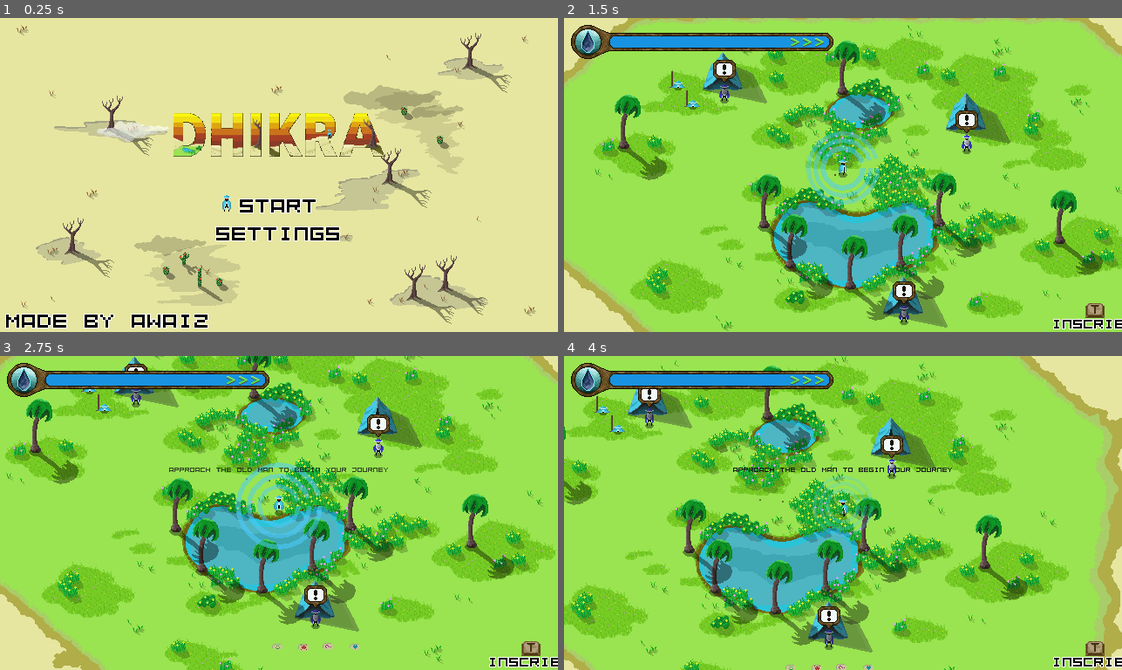
Above: before the commit, frames 1-4 (two rows, left to right).
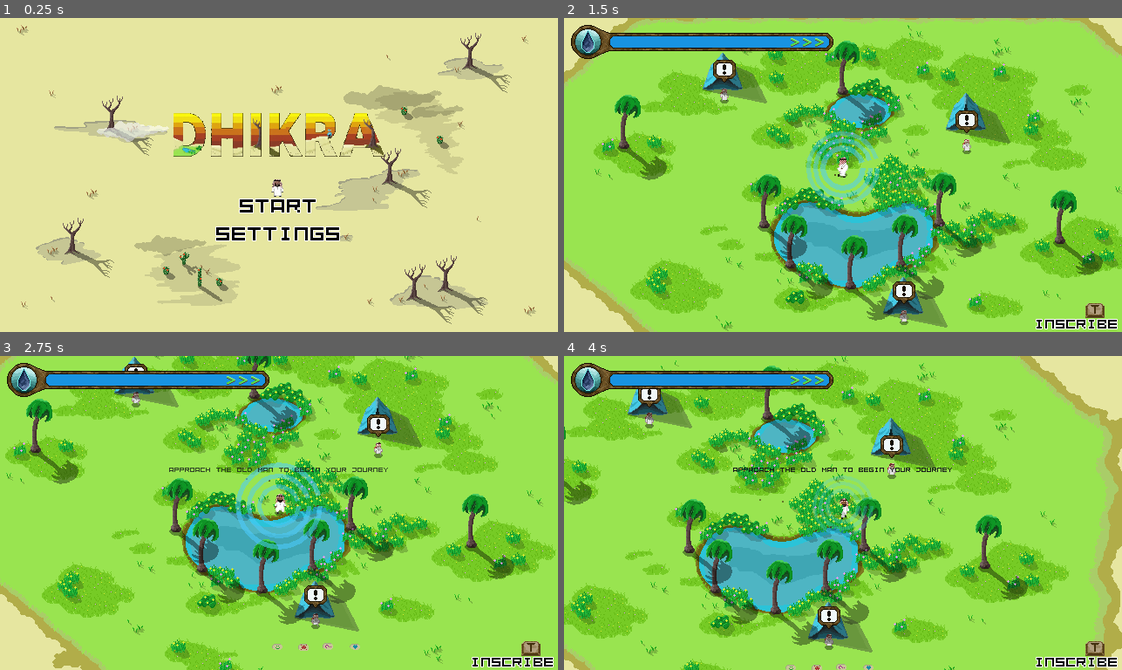
Above: after the commit, the same moments.

Repository: bilal-feroz/Dhikra
Game: Godot game, scene res://main.tscn
Same seed, same stepped clock (60 frames per second), same inputs: the game is played once before the commit and once after it.
Inputs (mouse positions are in pixels of both pictures, inside the frame that each line leads up to):
- Up to frame 1 (0.25 s): no input
- Up to frame 2 (1.5 s): click "START" at 0.5 s; tap Enter at 1.25 s; move the mouse to (965, 159) at 1.27 s; hold Right (ui_right) from 1.28 s (still down); tap E (player_dig) at 1.35 s
- Up to frame 3 (2.75 s): move the mouse to (167, 528) at 2.02 s; release Right (ui_right) at 2.03 s; hold Down (ui_down) from 2.03 s (still down); tap R (player_dowse) at 2.1 s
- Up to frame 4 (4 s): move the mouse to (898, 443) at 2.77 s; release Down (ui_down) at 2.78 s; hold Right (ui_right) 2.78-3.53 s; tap Q (player_rain) at 2.85 s; move the mouse to (815, 575) at 3.52 s; hold Up (ui_up) from 3.53 s (still down); tap T (player_write) at 3.6 s

The runs differ from the first frame. In frame 1, 1.2% of the frame differs, in the area x 0-51%, y 51-99%; in frame 2, 0.7%; in frame 3, 0.7%; in frame 4, 0.7%.

Commit message:
voice
asfvgdbf

Diff:
--- a/game.tscn
+++ b/game.tscn
@@ -261,9 +261,9 @@
 
 [node name="Label2" type="Label" parent="UI/MarginContainer/ActionBar/InscribeHint"]
 layout_mode = 0
-offset_left = -38.0
+offset_left = -60.0
 offset_top = 13.0
-offset_right = 58.0
+offset_right = 40.0
 offset_bottom = 36.0
 text = "INSCRIBE"
 label_settings = SubResource("LabelSettings_xpwmq")
--- a/main.tscn
+++ b/main.tscn
@@ -25,11 +25,11 @@
 [ext_resource type="PackedScene" uid="uid://2otgb546q5w" path="res://decorations/cactus_2.tscn" id="22_xquog"]
 [ext_resource type="PackedScene" uid="uid://cfd4dfkvg2iuu" path="res://decorations/cactus_3.tscn" id="23_ge6et"]
 [ext_resource type="Script" uid="uid://cd0wygt18ntg3" path="res://ui/menu_controller.gd" id="24_scbo7"]
-[ext_resource type="Texture2D" uid="uid://c7si1eqlcmbpp" path="res://sprites/player/player_notool.png" id="26_qeoya"]
 [ext_resource type="LabelSettings" uid="uid://dspmfew4vn2dr" path="res://ui/main_menu_font.tres" id="27_gnrig"]
 [ext_resource type="AudioStream" uid="uid://ukd6vweylb6" path="res://sfx/ui_button_1.wav" id="28_477in"]
 [ext_resource type="AudioStream" uid="uid://bxx5ixjmn4226" path="res://sfx/ui_button_2.wav" id="29_7gkm3"]
 [ext_resource type="AudioStream" uid="uid://s446am1odksh" path="res://sfx/ui_button_3.wav" id="30_3yglh"]
+[ext_resource type="Texture2D" uid="uid://bs3hdr3cmdrve" path="res://image (1).png" id="31_seu75"]
 [ext_resource type="PackedScene" uid="uid://cqtqx0vslyudt" path="res://ui/settings.tscn" id="33_x0rmv"]
 
 [sub_resource type="Curve2D" id="Curve2D_ujgx0"]
@@ -52,45 +52,6 @@
 gradient = SubResource("Gradient_l3231")
 width = 120
 height = 32
-
-[sub_resource type="Animation" id="Animation_jtiib"]
-length = 0.001
-tracks/0/type = "value"
-tracks/0/imported = false
-tracks/0/enabled = true
-tracks/0/path = NodePath(".:frame_coords")
-tracks/0/interp = 1
-tracks/0/loop_wrap = true
-tracks/0/keys = {
-"times": PackedFloat32Array(0),
-"transitions": PackedFloat32Array(1),
-"update": 1,
-"values": [Vector2i(0, 0)]
-}
-
-[sub_resource type="Animation" id="Animation_6y344"]
-resource_name = "idle"
-length = 0.80001
-loop_mode = 1
-step = 0.1
-tracks/0/type = "value"
-tracks/0/imported = false
-tracks/0/enabled = true
-tracks/0/path = NodePath(".:frame_coords")
-tracks/0/interp = 1
-tracks/0/loop_wrap = true
-tracks/0/keys = {
-"times": PackedFloat32Array(0, 0.1, 0.2, 0.3, 0.4, 0.5, 0.6, 0.7),
-"transitions": PackedFloat32Array(1, 1, 1, 1, 1, 1, 1, 1),
-"update": 1,
-"values": [Vector2i(0, 0), Vector2i(1, 0), Vector2i(2, 0), Vector2i(3, 0), Vector2i(4, 0), Vector2i(5, 0), Vector2i(6, 0), Vector2i(7, 0)]
-}
-
-[sub_resource type="AnimationLibrary" id="AnimationLibrary_t34jq"]
-_data = {
-&"RESET": SubResource("Animation_jtiib"),
-&"idle": SubResource("Animation_6y344")
-}
 
 [sub_resource type="Gradient" id="Gradient_621d0"]
 offsets = PackedFloat32Array(0.0340909, 1)
@@ -363,34 +324,6 @@
 text = "START"
 label_settings = ExtResource("27_gnrig")
 
-[node name="Selector2" type="Sprite2D" parent="Menu/Options/Start"]
-position = Vector2(20, 18)
-texture = ExtResource("26_qeoya")
-hframes = 10
-vframes = 11
-
-[node name="AnimationPlayer" type="AnimationPlayer" parent="Menu/Options/Start/Selector2"]
-libraries = {
-&"": SubResource("AnimationLibrary_t34jq")
-}
-autoplay = "idle"
-
-[node name="Label2" type="Label" parent="Menu/Options/Start"]
-layout_mode = 1
-anchors_preset = 8
-anchor_left = 0.5
-anchor_top = 0.5
-anchor_right = 0.5
-anchor_bottom = 0.5
-offset_left = -313.0
-offset_top = 117.0
-offset_right = -79.0
-offset_bottom = 147.0
-grow_horizontal = 2
-grow_vertical = 2
-text = "MADE BY AWAIZ"
-label_settings = ExtResource("27_gnrig")
-
 [node name="Settings" type="TextureButton" parent="Menu/Options"]
 layout_mode = 2
 texture_normal = SubResource("GradientTexture2D_57tsd")
@@ -411,17 +344,9 @@
 text = "SETTINGS"
 label_settings = ExtResource("27_gnrig")
 
-[node name="Selector" type="Sprite2D" parent="Menu/Options/Settings"]
-visible = false
-position = Vector2(-7, 18)
-texture = ExtResource("26_qeoya")
-hframes = 10
-vframes = 11
-
-[node name="AnimationPlayer" type="AnimationPlayer" parent="Menu/Options/Settings/Selector"]
-libraries = {
-&"": SubResource("AnimationLibrary_t34jq")
-}
-autoplay = "idle"
-
 [node name="Settings" parent="." instance=ExtResource("33_x0rmv")]
+
+[node name="Image(1)" type="Sprite2D" parent="."]
+position = Vector2(319, 196.00002)
+scale = Vector2(0.07397959, 0.06698568)
+texture = ExtResource("31_seu75")
--- a/oases/starting_oasis.tscn
+++ b/oases/starting_oasis.tscn
@@ -1,9 +1,8 @@
-[gd_scene load_steps=37 format=3 uid="uid://cmn5brqbir8ed"]
-
-[ext_resource type="Script" path="res://oases/oasis.gd" id="1_abcjj"]
+[gd_scene load_steps=36 format=3 uid="uid://cmn5brqbir8ed"]
+
+[ext_resource type="Script" uid="uid://cillp8543dx27" path="res://oases/oasis.gd" id="1_abcjj"]
 [ext_resource type="PackedScene" uid="uid://x6tgegp3hxrt" path="res://decorations/oasis_tall_grass_1.tscn" id="1_gkufe"]
 [ext_resource type="PackedScene" uid="uid://b3vufesco82sw" path="res://decorations/oasis_1.tscn" id="1_npltt"]
-[ext_resource type="PackedScene" uid="uid://b6337ix4gewji" path="res://decorations/dead_player.tscn" id="2_tsfh8"]
 [ext_resource type="PackedScene" uid="uid://ddy61e5a50pon" path="res://decorations/oasis_2.tscn" id="3_aspma"]
 [ext_resource type="PackedScene" uid="uid://dm0r81fuhxww7" path="res://decorations/oasis_grass_1.tscn" id="3_jdqkw"]
 [ext_resource type="Texture2D" uid="uid://dox1m5b1c4cdg" path="res://sprites/borders/oasis_sand_patch_1.png" id="3_l3n71"]
@@ -1483,14 +1482,6 @@
 [node name="Decorations" type="Node2D" parent="."]
 y_sort_enabled = true
 
-[node name="DeadPlayer" parent="Decorations" instance=ExtResource("2_tsfh8")]
-position = Vector2(-118, -105)
-player_name = "Profour"
-
-[node name="DeadPlayer4" parent="Decorations" instance=ExtResource("2_tsfh8")]
-position = Vector2(-135, -127)
-player_name = "ImAPerson100"
-
 [node name="Tent1" parent="Decorations" instance=ExtResource("12_ilaq6")]
 position = Vector2(-83, -125)
 
--- a/old_man.tscn
+++ b/old_man.tscn
@@ -2,12 +2,8 @@
 
 [ext_resource type="Texture2D" uid="uid://iypqcay167vf" path="res://sprites/old_man_npc/old_man.png" id="1_jde18"]
 [ext_resource type="Texture2D" uid="uid://o4nkn2fbx3ly" path="res://sprites/player/player_shadow.png" id="2_gjgyq"]
-[ext_resource type="AudioStream" uid="uid://b8k5l33oelblr" path="res://sfx/mumblings_1.wav" id="3_cbd8k"]
-[ext_resource type="AudioStream" uid="uid://b843a3ag6fllw" path="res://sfx/mumblings_2.wav" id="4_psi55"]
-[ext_resource type="AudioStream" uid="uid://dop5h47num27h" path="res://sfx/mumblings_3.wav" id="5_bwjmw"]
-[ext_resource type="AudioStream" uid="uid://cabx17od0agtq" path="res://sfx/mumblings_4.wav" id="6_wx0cq"]
-[ext_resource type="AudioStream" uid="uid://d262rnskhxkve" path="res://sfx/mumblings_5.wav" id="7_fu70a"]
-[ext_resource type="AudioStream" uid="uid://cewakhdram0nw" path="res://sfx/mumblings_6.wav" id="8_21lxl"]
+[ext_resource type="AudioStream" path="res://intro.wav" id="3_intro"]
+[ext_resource type="AudioStream" path="res://vessel.wav" id="4_vessel"]
 
 [sub_resource type="CircleShape2D" id="CircleShape2D_ulfnh"]
 radius = 5.09902
@@ -47,23 +43,20 @@
 
 [sub_resource type="AnimationLibrary" id="AnimationLibrary_7i4yg"]
 _data = {
-"RESET": SubResource("Animation_u6anm"),
-"idle": SubResource("Animation_gcuhv")
+&"RESET": SubResource("Animation_u6anm"),
+&"idle": SubResource("Animation_gcuhv")
 }
 
 [sub_resource type="AudioStreamRandomizer" id="AudioStreamRandomizer_xnqd4"]
-streams_count = 6
-stream_0/stream = ExtResource("3_cbd8k")
-stream_1/stream = ExtResource("4_psi55")
-stream_2/stream = ExtResource("5_bwjmw")
-stream_3/stream = ExtResource("6_wx0cq")
-stream_4/stream = ExtResource("7_fu70a")
-stream_5/stream = ExtResource("8_21lxl")
+streams_count = 2
+stream_0/stream = ExtResource("3_intro")
+stream_1/stream = ExtResource("4_vessel")
 
 [node name="OldMan" type="StaticBody2D"]
 
 [node name="Sprite2D" type="Sprite2D" parent="."]
-position = Vector2(0, -16)
+position = Vector2(1.9073486e-06, -11.625002)
+scale = Vector2(0.103515595, 0.09667967)
 texture = ExtResource("1_jde18")
 hframes = 8
 vframes = 8
@@ -73,7 +66,7 @@
 
 [node name="AnimationPlayer" type="AnimationPlayer" parent="."]
 libraries = {
-"": SubResource("AnimationLibrary_7i4yg")
+&"": SubResource("AnimationLibrary_7i4yg")
 }
 autoplay = "idle"
 
@@ -84,4 +77,5 @@
 
 [node name="Mumblings" type="AudioStreamPlayer2D" parent="."]
 stream = SubResource("AudioStreamRandomizer_xnqd4")
+volume_db = 12.0
 bus = &"SFX"
--- a/player.tscn
+++ b/player.tscn
@@ -531,20 +531,20 @@
 
 [sub_resource type="AnimationLibrary" id="AnimationLibrary_djc75"]
 _data = {
-"DeathDown": SubResource("Animation_jjatk"),
-"ExhaleDown": SubResource("Animation_v27hb"),
-"ExhaleUp": SubResource("Animation_cbhgp"),
-"IdleDown": SubResource("Animation_q3sry"),
-"IdleUp": SubResource("Animation_xv41s"),
-"RESET": SubResource("Animation_v457y"),
-"RunDown": SubResource("Animation_waqnn"),
-"RunLeft": SubResource("Animation_okb0e"),
-"RunRight": SubResource("Animation_k8yte"),
-"RunUp": SubResource("Animation_1algh"),
-"WaterDowsing": SubResource("Animation_0wqry"),
-"dig_left": SubResource("Animation_36c2p"),
-"dig_right": SubResource("Animation_72aof"),
-"inscribing": SubResource("Animation_hi03k")
+&"DeathDown": SubResource("Animation_jjatk"),
+&"ExhaleDown": SubResource("Animation_v27hb"),
+&"ExhaleUp": SubResource("Animation_cbhgp"),
+&"IdleDown": SubResource("Animation_q3sry"),
+&"IdleUp": SubResource("Animation_xv41s"),
+&"RESET": SubResource("Animation_v457y"),
+&"RunDown": SubResource("Animation_waqnn"),
+&"RunLeft": SubResource("Animation_okb0e"),
+&"RunRight": SubResource("Animation_k8yte"),
+&"RunUp": SubResource("Animation_1algh"),
+&"WaterDowsing": SubResource("Animation_0wqry"),
+&"dig_left": SubResource("Animation_36c2p"),
+&"dig_right": SubResource("Animation_72aof"),
+&"inscribing": SubResource("Animation_hi03k")
 }
 
 [sub_resource type="AnimationNodeAnimation" id="AnimationNodeAnimation_3ntqn"]
@@ -894,7 +894,8 @@
 shape = SubResource("CapsuleShape2D_njm32")
 
 [node name="Sprite2D" type="Sprite2D" parent="."]
-position = Vector2(0, -8)
+position = Vector2(0.99999905, -6.999999)
+scale = Vector2(0.24366699, 0.25)
 texture = ExtResource("2_qte35")
 hframes = 10
 vframes = 12
@@ -903,7 +904,7 @@
 [node name="AnimationPlayer" type="AnimationPlayer" parent="."]
 callback_mode_method = 1
 libraries = {
-"": SubResource("AnimationLibrary_djc75")
+&"": SubResource("AnimationLibrary_djc75")
 }
 
 [node name="AnimationTree" type="AnimationTree" parent="."]
@@ -912,94 +913,10 @@
 tree_root = SubResource("AnimationNodeStateMachine_rg5it")
 advance_expression_base_node = NodePath("..")
 anim_player = NodePath("../AnimationPlayer")
-parameters/current_length = 0.80001
-parameters/current_position = 0.571226
-parameters/current_delta = 0.00833333
-parameters/DeathDown/current_length = 0.80001
-parameters/DeathDown/current_position = 0.0
-parameters/DeathDown/current_delta = 0.80001
-parameters/Digging/current_length = 1.0
-parameters/Digging/current_position = 1.0
-parameters/Digging/current_delta = 0.00735578
 parameters/Digging/blend_position = -0.247696
-parameters/Digging/0/current_length = 1.0
-parameters/Digging/0/current_position = 1.0
-parameters/Digging/0/current_delta = 0.00735578
-parameters/Digging/1/current_length = null
-parameters/Digging/1/current_position = null
-parameters/Digging/1/current_delta = null
-parameters/End/current_length = null
-parameters/End/current_position = null
-parameters/End/current_delta = null
-parameters/Idle/current_length = 0.0
-parameters/Idle/current_position = 0.0
-parameters/Idle/current_delta = 0.0
-parameters/Idle/End/current_length = 0.0
-parameters/Idle/End/current_position = 0.0
-parameters/Idle/End/current_delta = 0.0
-parameters/Idle/Exhausted/current_length = 0.80001
-parameters/Idle/Exhausted/current_position = 0.0
-parameters/Idle/Exhausted/current_delta = 0.0
 parameters/Idle/Exhausted/blend_position = Vector2(0.142494, -0.94723)
-parameters/Idle/Exhausted/0/current_length = 0.80001
-parameters/Idle/Exhausted/0/current_position = 0.0
-parameters/Idle/Exhausted/0/current_delta = 0.0
-parameters/Idle/Exhausted/1/current_length = 0.80001
-parameters/Idle/Exhausted/1/current_position = 0.0
-parameters/Idle/Exhausted/1/current_delta = 0.0
-parameters/Idle/Exhausted/2/current_length = 0.80001
-parameters/Idle/Exhausted/2/current_position = 0.0
-parameters/Idle/Exhausted/2/current_delta = 0.0
-parameters/Idle/Exhausted/3/current_length = 0.80001
-parameters/Idle/Exhausted/3/current_position = 0.0
-parameters/Idle/Exhausted/3/current_delta = 0.0
-parameters/Idle/Idle/current_length = 0.80001
-parameters/Idle/Idle/current_position = 0.525676
-parameters/Idle/Idle/current_delta = 0.0300353
 parameters/Idle/Idle/blend_position = Vector2(-0.0392157, 0.726872)
-parameters/Idle/Idle/0/current_length = 0.80001
-parameters/Idle/Idle/0/current_position = 0.525676
-parameters/Idle/Idle/0/current_delta = 0.0300353
-parameters/Idle/Idle/1/current_length = 0.80001
-parameters/Idle/Idle/1/current_position = 0.525676
-parameters/Idle/Idle/1/current_delta = 0.0300353
-parameters/Idle/Idle/2/current_length = 0.80001
-parameters/Idle/Idle/2/current_position = 0.525676
-parameters/Idle/Idle/2/current_delta = 0.0300353
-parameters/Idle/Idle/3/current_length = 0.80001
-parameters/Idle/Idle/3/current_position = 0.571958
-parameters/Idle/Idle/3/current_delta = 0.00833333
-parameters/Idle/Start/current_length = 0.0
-parameters/Idle/Start/current_position = 0.0
-parameters/Idle/Start/current_delta = 0.0
-parameters/Movement/current_length = 0.80001
-parameters/Movement/current_position = 0.571226
-parameters/Movement/current_delta = 0.00833333
 parameters/Movement/blend_position = Vector2(-0.446187, 0.629956)
-parameters/Movement/0/current_length = 0.80001
-parameters/Movement/0/current_position = 0.571226
-parameters/Movement/0/current_delta = 0.00833333
-parameters/Movement/1/current_length = 0.80001
-parameters/Movement/1/current_position = 0.571226
-parameters/Movement/1/current_delta = 0.00833333
-parameters/Movement/2/current_length = 0.80001
-parameters/Movement/2/current_position = 0.571226
-parameters/Movement/2/current_delta = 0.00833333
-parameters/Movement/3/current_length = 0.80001
-parameters/Movement/3/current_position = 0.571226
-parameters/Movement/3/current_delta = 0.00833333
-parameters/Respawn/current_length = 0.80001
-parameters/Respawn/current_position = 0.80001
-parameters/Respawn/current_delta = 0.0115956
-parameters/Start/current_length = 0.0
-parameters/Start/current_position = 0.0
-parameters/Start/current_delta = 0.0
-parameters/WaterDowsing/current_length = 1.0
-parameters/WaterDowsing/current_position = 1.0
-parameters/WaterDowsing/current_delta = 0.0126253
-parameters/Writing/current_length = null
-parameters/Writing/current_position = null
-parameters/Writing/current_delta = null
 
 [node name="Camera2D" type="Camera2D" parent="."]
 
@@ -1018,8 +935,6 @@
 z_index = 10
 position = Vector2(0, -8)
 script = ExtResource("3_water_glow")
-detection_range = 500.0
-max_glow_intensity = 1.0
 pulse_speed = 3.0
 
 [node name="ZoneDetector" type="Area2D" parent="."]
--- a/ui/menu_controller.gd
+++ b/ui/menu_controller.gd
@@ -7,21 +7,13 @@
 @onready var start: TextureButton = $Options/Start
 @onready var settings: TextureButton = $Options/Settings
 
-@onready var start_selector: Sprite2D = $Options/Start/Selector2
-@onready var settings_selector: Sprite2D = $Options/Settings/Selector
-
 @onready var sfx_ui: AudioStreamPlayer = $"../SFX UI"
 
 # Called when the node enters the scene tree for the first time.
 func _ready() -> void:
 	grab()
 
-	start.focus_entered.connect(_show_selector.bind(start_selector))
-	start.mouse_entered.connect(_show_selector.bind(start_selector))
 	start.pressed.connect(_on_start)
-
-	settings.focus_entered.connect(_show_selector.bind(settings_selector))
-	settings.mouse_entered.connect(_show_selector.bind(settings_selector))
 	settings.pressed.connect(_on_settings)
 
 func grab() -> void:
@@ -36,14 +28,3 @@
 	print("Settings pressed")
 	sfx_ui.play()
 	switch_menu.emit()
-
-func _show_selector(selector: Sprite2D) -> void:
-	selector.visible = true
-	sfx_ui.play()
-
-	if start_selector == selector:
-		start.grab_focus()
-		settings_selector.visible = false
-	else:
-		settings.grab_focus()
-		start_selector.visible = false
--- a/ui/settings.gd
+++ b/ui/settings.gd
@@ -7,17 +7,14 @@
 @onready var bgm_level: HSlider = $VBoxContainer/HBoxContainer/BGMLevel
 @onready var sfx_level: HSlider = $VBoxContainer/HBoxContainer2/SFXLevel
 
-@onready var accept_selector: Sprite2D = $Accept/AcceptSelector
-@onready var bgm_selector: Sprite2D = $VBoxContainer/HBoxContainer/BgmSelector
-@onready var sfx_selector: Sprite2D = $VBoxContainer/HBoxContainer2/SfxSelector
-
-
 @onready var accept: TextureButton = $Accept
+@onready var exit: TextureButton = $Exit
 
 # Called when the node enters the scene tree for the first time.
 func _ready() -> void:
 
 	accept.pressed.connect(_on_accept)
+	exit.pressed.connect(_on_exit)
 
 	# Initialize with the default settings
 	bgm_level.value = SoundManager.bgm_level
@@ -27,15 +24,6 @@
 
 	bgm_level.value_changed.connect(_on_volume_changed.bind("BGM"))
 	sfx_level.value_changed.connect(_on_volume_changed.bind("SFX"))
-
-	bgm_level.focus_entered.connect(_show_selector.bind(bgm_selector))
-	bgm_level.mouse_entered.connect(_show_selector.bind(bgm_selector))
-
-	sfx_level.focus_entered.connect(_show_selector.bind(sfx_selector))
-	sfx_level.mouse_entered.connect(_show_selector.bind(sfx_selector))
-
-	accept.focus_entered.connect(_show_selector.bind(accept_selector))
-	accept.mouse_entered.connect(_show_selector.bind(accept_selector))
 
 func grab() -> void:
 	bgm_level.grab_focus()
@@ -55,19 +43,6 @@
 	sfx_ui.play()
 	switch_menu.emit()
 
-func _show_selector(selector: Sprite2D) -> void:
-	selector.visible = true
+func _on_exit() -> void:
 	sfx_ui.play()
-
-	if accept_selector == selector:
-		accept.grab_focus()
-		sfx_selector.visible = false
-		bgm_selector.visible = false
-	elif bgm_selector == selector:
-		bgm_level.grab_focus()
-		sfx_selector.visible = false
-		accept_selector.visible = false
-	else:
-		sfx_level.grab_focus()
-		bgm_selector.visible = false
-		accept_selector.visible = false
+	get_tree().change_scene_to_file("res://main.tscn")
--- a/ui/settings.tscn
+++ b/ui/settings.tscn
@@ -79,19 +79,6 @@
 [node name="HBoxContainer" type="HBoxContainer" parent="VBoxContainer"]
 layout_mode = 2
 
-[node name="BgmSelector" type="Sprite2D" parent="VBoxContainer/HBoxContainer"]
-visible = false
-position = Vector2(-12.5, 17)
-texture = ExtResource("2_563s3")
-hframes = 10
-vframes = 11
-
-[node name="AnimationPlayer" type="AnimationPlayer" parent="VBoxContainer/HBoxContainer/BgmSelector"]
-libraries = {
-"": SubResource("AnimationLibrary_t34jq")
-}
-autoplay = "idle"
-
 [node name="BGM" type="Label" parent="VBoxContainer/HBoxContainer"]
 layout_mode = 2
 size_flags_horizontal = 0
@@ -115,19 +102,6 @@
 
 [node name="HBoxContainer2" type="HBoxContainer" parent="VBoxContainer"]
 layout_mode = 2
-
-[node name="SfxSelector" type="Sprite2D" parent="VBoxContainer/HBoxContainer2"]
-visible = false
-position = Vector2(22.5, 17)
-texture = ExtResource("2_563s3")
-hframes = 10
-vframes = 11
-
-[node name="AnimationPlayer" type="AnimationPlayer" parent="VBoxContainer/HBoxContainer2/SfxSelector"]
-libraries = {
-"": SubResource("AnimationLibrary_t34jq")
-}
-autoplay = "idle"
 
 [node name="SFX" type="Label" parent="VBoxContainer/HBoxContainer2"]
 custom_minimum_size = Vector2(90, 30)
@@ -158,28 +132,16 @@
 anchor_right = 0.5
 anchor_bottom = 1.0
 offset_left = -66.0
-offset_top = -101.0
+offset_top = -131.0
 offset_right = 66.0
-offset_bottom = -74.0
+offset_bottom = -104.0
 grow_horizontal = 2
 grow_vertical = 0
 focus_neighbor_top = NodePath("../VBoxContainer/HBoxContainer2/SFXLevel")
-focus_next = NodePath("../VBoxContainer/HBoxContainer/BGMLevel")
+focus_neighbor_bottom = NodePath("../Exit")
+focus_next = NodePath("../Exit")
 focus_previous = NodePath("../VBoxContainer/HBoxContainer2/SFXLevel")
 theme = SubResource("Theme_owypu")
-
-[node name="AcceptSelector" type="Sprite2D" parent="Accept"]
-visible = false
-position = Vector2(-1, 15)
-texture = ExtResource("2_563s3")
-hframes = 10
-vframes = 11
-
-[node name="AnimationPlayer" type="AnimationPlayer" parent="Accept/AcceptSelector"]
-libraries = {
-"": SubResource("AnimationLibrary_t34jq")
-}
-autoplay = "idle"
 
 [node name="Label" type="Label" parent="Accept"]
 layout_mode = 1
@@ -196,3 +158,37 @@
 grow_vertical = 2
 text = "ACCEPT"
 label_settings = ExtResource("3_ujnbr")
+
+[node name="Exit" type="TextureButton" parent="."]
+anchors_preset = 7
+anchor_left = 0.5
+anchor_top = 1.0
+anchor_right = 0.5
+anchor_bottom = 1.0
+offset_left = -66.0
+offset_top = -96.0
+offset_right = 66.0
+offset_bottom = -69.0
+grow_horizontal = 2
+grow_vertical = 0
+focus_neighbor_top = NodePath("../Accept")
+focus_neighbor_bottom = NodePath("../VBoxContainer/HBoxContainer/BGMLevel")
+focus_next = NodePath("../VBoxContainer/HBoxContainer/BGMLevel")
+focus_previous = NodePath("../Accept")
+theme = SubResource("Theme_owypu")
+
+[node name="Label" type="Label" parent="Exit"]
+layout_mode = 1
+anchors_preset = 8
+anchor_left = 0.5
+anchor_top = 0.5
+anchor_right = 0.5
+anchor_bottom = 0.5
+offset_left = -54.0
+offset_top = -15.0
+offset_right = 54.0
+offset_bottom = 15.0
+grow_horizontal = 2
+grow_vertical = 2
+text = "EXIT"
+label_settings = ExtResource("3_ujnbr")
--- a/utils/speech_detector.gd
+++ b/utils/speech_detector.gd
@@ -18,6 +18,9 @@
 @onready var challenge_1_done: Node2D = $DialogBox/Challenge1Done
 @onready var challenge_2_done: Node2D = $DialogBox/Challenge2Done
 @onready var game_complete: Node2D = $DialogBox/GameComplete
+
+var desert_bgm: AudioStreamPlayer = null
+var oasis_bgm: AudioStreamPlayer = null
 
 var seen_dialogs := {}
 
@@ -43,6 +46,12 @@
 	active_dialog_tree = intro_dialogs
 	active_dialog_tree.visible = true
 
+	# Find BGM players in the scene tree
+	var bgm_node = get_node_or_null("/root/Main/World/BGM")
+	if bgm_node:
+		desert_bgm = bgm_node.get_node_or_null("DesertBGM")
+		oasis_bgm = bgm_node.get_node_or_null("OasisBGM")
+
 func advance() -> void:
 	active_dialog_tree.get_children()[dialog_offset].visible = false
 
@@ -63,6 +72,12 @@
 		dialog_advancekey.visible = true
 		active_dialog_tree.get_children()[dialog_offset].visible = true
 
+		# Pause background music
+		if desert_bgm:
+			desert_bgm.stream_paused = true
+		if oasis_bgm:
+			oasis_bgm.stream_paused = true
+
 func _on_body_exited(body: Node2D) -> void:
 	if body is Player and not body.is_remote_player:
 		dialog_box.visible = false
@@ -71,6 +86,12 @@
 		advance()
 
 		dialog_hint.visible = not seen_all_dialogs
+
+		# Resume background music
+		if desert_bgm:
+			desert_bgm.stream_paused = false
+		if oasis_bgm:
+			oasis_bgm.stream_paused = false
 
 func _on_game_complete() -> void:
 	active_dialog_tree.visible = false
Not shown, added: ending.wav.import
Binary file added: image (1).png
Not shown, added: image (1).png.import
Not shown, added: intro.wav.import
Not shown: 1 places in main.tscn that only renumber resources
Not shown: 1 places in player.tscn that only renumber resources
Binary file changed: sprites/old_man_npc/old_man.png
Binary file changed: sprites/player/player.png
Binary file changed: sprites/player/player_notool.png
Not shown, added: vessel.wav.import
Not shown, added: ending.wav
Not shown, added: intro.wav
(and 1 more such lines)
